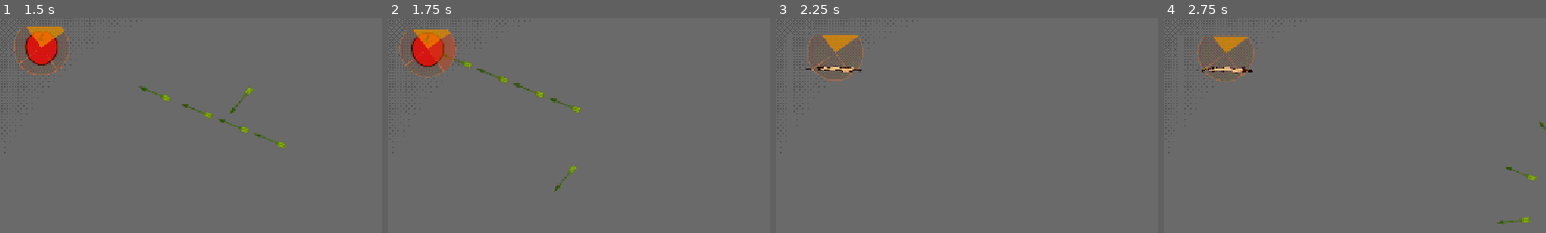
Above: before the commit, frames 1-4 (left to right).
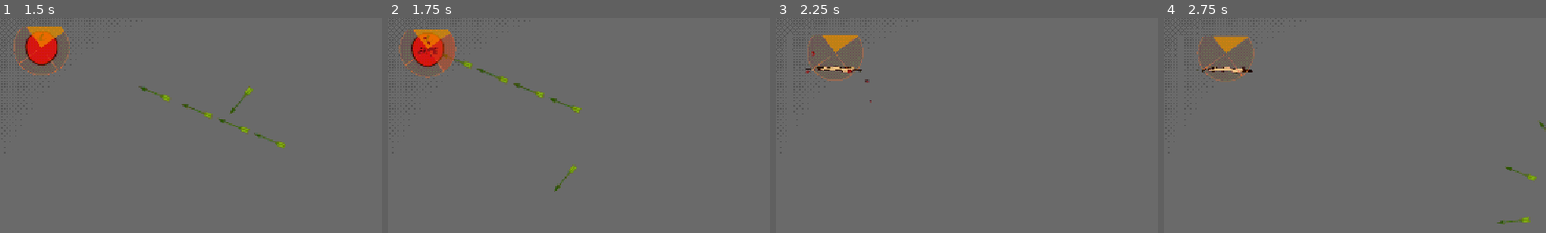
Above: after the commit, the same moments.

Repository: CasualShrub/arrow-head
Game: Godot game, scene res://scenes/levels/encounter.tscn
The game is run twice, just before and just after one commit, with the same random seed, the same clock (stepped at 60 frames per second) and the same inputs. The engine's default icon, where the game draws it, is replaced by a stand-in: a white triangle on a blue panel in a dark square.
Inputs (mouse positions are % of the whole screen's width and height, from its top left):
- Up to frame 1 (1.5 s): tap Enter at 0.5 s; move the mouse to (45, 70) at 0.52 s; hold Space (fire) 0.53-1.28 s; hold W (move_up) from 0.53 s (still down); click (45, 70) at 0.67 s; move the mouse to (80, 65) at 1.27 s; tap R at 1.35 s
- Up to frame 2 (1.75 s): keep holding W (move_up)
- Up to frame 3 (2.25 s): move the mouse to (20, 35) at 2.02 s; release W (move_up) at 2.03 s; hold A (move_left) from 2.03 s (still down); hold Space (fire) from 2.03 s (still down)
- Up to frame 4 (2.75 s): keep holding A (move_left); keep holding Space (fire)
The pictures show only the part of the screen within x 43-93%, y 49-99%; the shares and areas given below are measured in that part.

Frame 1 is identical in both runs. In frame 2, 0.1% of the frame differs, in the area x 7-14%, y 8-19%; in frame 3, less than 0.1%; in frame 4, nothing differs.

Commit message:
apple chunks particles

Diff:
--- /dev/null
+++ b/scenes/fx/apple_chunks.tscn
@@ -0,0 +1,29 @@
+[gd_scene load_steps=4 format=3 uid="uid://bapplchunksfx1"]
+
+[ext_resource type="Script" path="res://scripts/fx/apple_chunks.gd" id="1_s"]
+
+[sub_resource type="BoxMesh" id="box"]
+size = Vector3(0.06, 0.06, 0.06)
+
+[sub_resource type="StandardMaterial3D" id="mat"]
+albedo_color = Color(0.83, 0.13, 0.15, 1)
+roughness = 0.85
+
+[node name="AppleChunks" type="CPUParticles3D"]
+emitting = false
+amount = 16
+lifetime = 0.7
+one_shot = true
+explosiveness = 1.0
+mesh = SubResource("box")
+material_override = SubResource("mat")
+direction = Vector3(0, 1, 0)
+spread = 75.0
+gravity = Vector3(0, -9.8, 0)
+initial_velocity_min = 1.5
+initial_velocity_max = 3.5
+angular_velocity_min = -540.0
+angular_velocity_max = 540.0
+scale_amount_min = 0.4
+scale_amount_max = 1.0
+script = ExtResource("1_s")
--- a/scenes/player.tscn
+++ b/scenes/player.tscn
@@ -6,6 +6,7 @@
 [ext_resource type="Texture2D" uid="uid://ssnmuf3en2ae" path="res://icon.svg" id="4_dqkch"]
 [ext_resource type="Shader" uid="uid://bfi638v144t8g" path="res://shaders/sector_visualiser.gdshader" id="5_qlg0r"]
 [ext_resource type="Script" uid="uid://bdywsusg7sgug" path="res://scripts/components/sectors_component.gd" id="6_tuyoq"]
+[ext_resource type="PackedScene" uid="uid://bapplchunksfx1" path="res://scenes/fx/apple_chunks.tscn" id="6_chunks"]
 [ext_resource type="Texture2D" uid="uid://c5w3uc4upc1av" path="res://art/player/apple_base.png" id="7_apple"]
 [ext_resource type="Texture2D" uid="uid://cp4cnsely21gy" path="res://art/player/eye_normal.png" id="8_eyes"]
 [ext_resource type="Texture2D" uid="uid://ddhrf02nv342f" path="res://art/player/eyes_lowHP.png" id="9_lowhp"]
@@ -56,6 +57,7 @@
 sector_count = 4
 sector_centered = true
 sector_radius = 0.5
+chunk_fx = ExtResource("6_chunks")
 eyes_normal = ExtResource("8_eyes")
 eyes_east = ExtResource("11_east")
 eyes_southeast = ExtResource("12_se")
--- /dev/null
+++ b/scripts/fx/apple_chunks.gd
@@ -0,0 +1,7 @@
+extends CPUParticles3D
+
+
+func _ready() -> void:
+	emitting = true
+	await get_tree().create_timer(lifetime + 0.3).timeout
+	queue_free()
--- a/scripts/player.gd
+++ b/scripts/player.gd
@@ -22,6 +22,7 @@
 		fire_cooldown = value
 
 @export var arrow_dig_depth := 0.15 #dig arrow deeper into apple's skin a bit
+@export var chunk_fx: PackedScene   ## burst of apple bits spawned where an arrow embeds
 @export_group("shooting")
 @export var shoot_cooldown := 0.25
 @export_group("hurt")
@@ -245,17 +246,26 @@
 		arrow.deactivate()
 		return
 	var sector := sectors.get_sector_from_position(arrow.global_position)
+	_spawn_chunks(global_position)
 	if try_embed_arrow(arrow, sector):
 		arrow.stick(_arrows, arrow_dig_depth)
 		SoundManager.play("Q%d_fill" % clampi(sector + 1, 1, 4))
 		SoundManager.play("apple_damage1" if arrow.kind != Arrow.Kind.NORMAL else "apple_damage2")
 		if arrow.kind != Arrow.Kind.NORMAL:
-			_apply_debuff(arrow.kind)  # any special-arrow hit triggers its effect immediately
+			_apply_debuff(arrow.kind)
 	else:
 		arrow.queue_free()
 		die()
 	hit.emit(arrow, sector)
 	_flash_eyes_hit()
+
+# burst a few apple bits at the apple's current position
+func _spawn_chunks(_pos: Vector3) -> void:
+	if not chunk_fx:
+		return
+	var fx := chunk_fx.instantiate() as Node3D
+	add_child(fx)               # child of the player at local origin -> born at the apple
+	fx.position = Vector3.ZERO
 
 func get_mouse_world_position() -> Vector3:
 	var mouse = get_viewport().get_mouse_position()
Not shown, added: scripts/fx/apple_chunks.gd.uid
